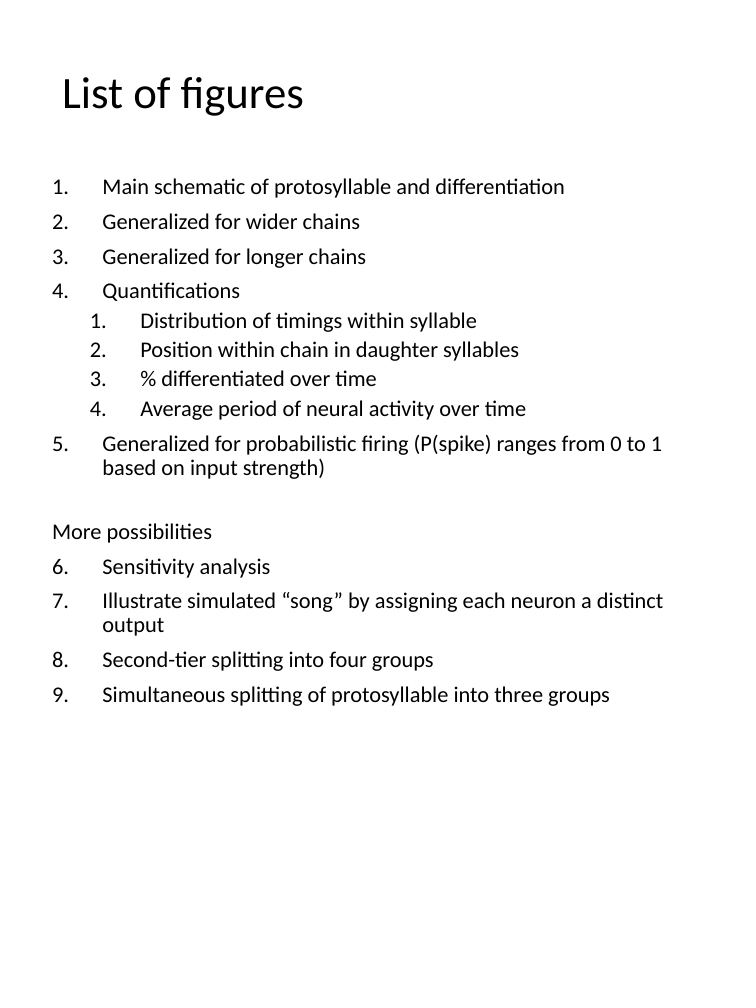
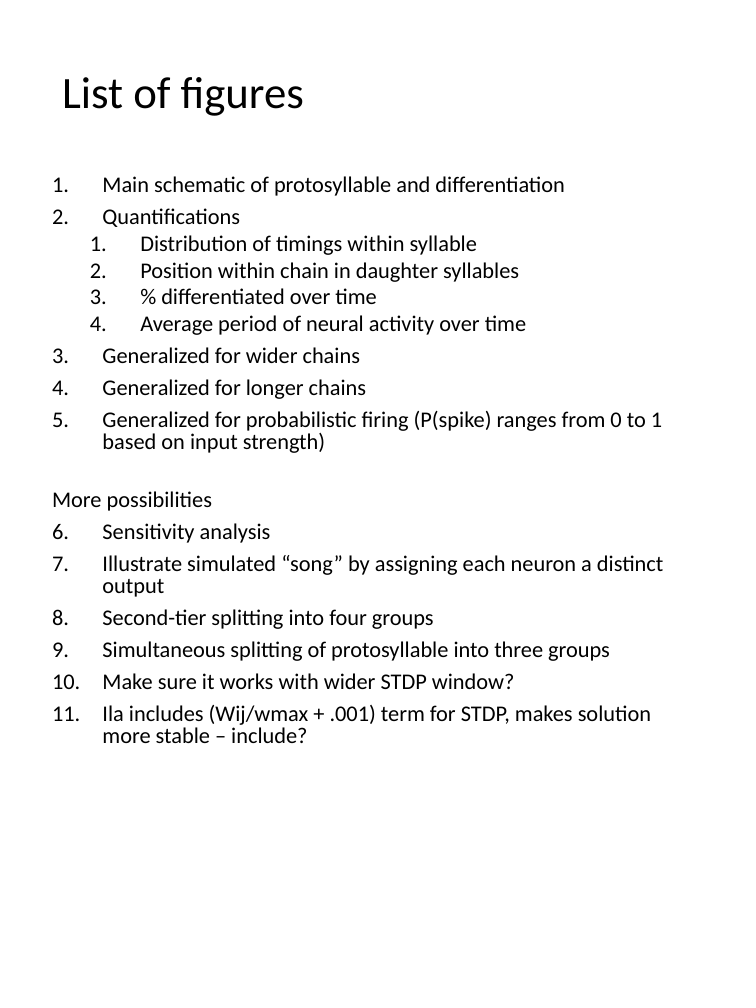
Before and after one commit to nadernik/fee_common, a slide deck: slide 1 of misc_elm/modelupdatefigures/Model figure.pptx. Drawn at 756x1008 pixels with LibreOffice and Linux fonts; fonts in the diff are those of the drawing. Boxes give left, top, right and bottom in pixels: in the first picture for what was removed or moved away, otherwise in the second. Text is boxed around its words. In the diff, an @@ line names an element or a change of style, - is before the commit and + after.

```diff
--- a/misc_elm/modelupdatefigures/Model figure.pptx
+++ b/misc_elm/modelupdatefigures/Model figure.pptx
@@ text at [52, 176, 663, 661]: line spacing 0.9 to 0.8 @@
@@ text at [102, 213, 366, 268]: paragraphs removed @@
-2. Generalized for wider chains
-3. Generalized for longer chains
@@ text at [102, 347, 366, 399]: paragraphs added @@
+3. Generalized for wider chains
+4. Generalized for longer chains
@@ text at [102, 673, 651, 743]: paragraphs added @@
+5. Make sure it works with wider STDP window?
+6. Ila includes (Wij/wmax + .001) term for STDP, makes solution more stable – include?
```
Also in this commit, not shown: 3 other slides changed, 1 slide added, 7 other files.
